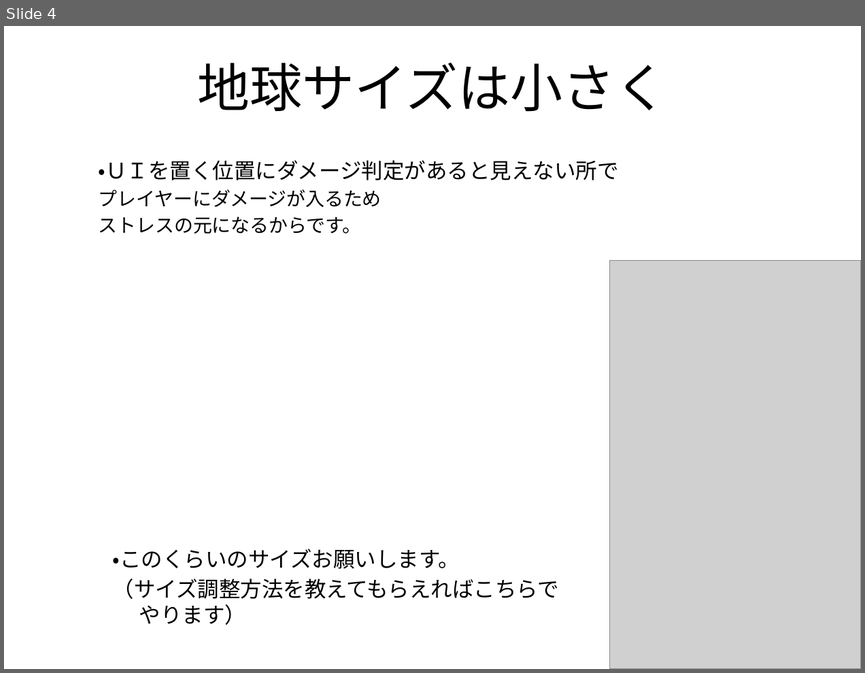
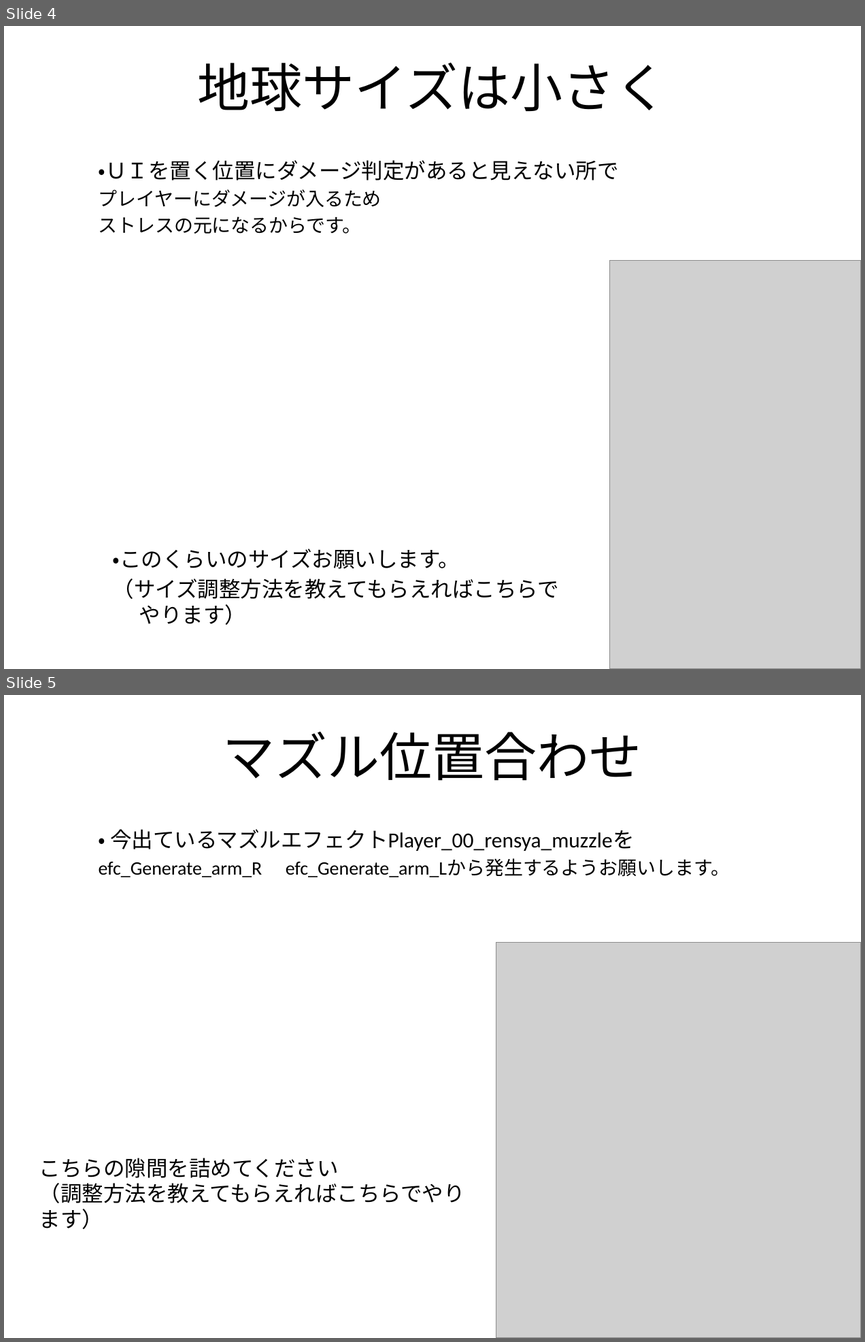
Before and after one commit to flash-kudo/shooting-01, a slide deck: project/資料/スマホ最適化縦STG_修正要望.pptx. Shown one above the other, each under a label of ours: slide 4 before the commit, slides 4 and 5 after it. The pictures are 865x673 and 865x1342 pixels, drawn with LibreOffice and Linux fonts; fonts in the diff are those of the drawing; grey boxes stand for pictures. Boxes give left, top, right and bottom in pixels: in the first picture for what was removed or moved away, otherwise in the second. Text is boxed around its words. In the diff, an @@ line names an element or a change of style, - is before the commit and + after.

```diff
--- a/project/資料/スマホ最適化縦STG_修正要望.pptx
+++ b/project/資料/スマホ最適化縦STG_修正要望.pptx
@@ slide 5 added at [4, 695, 861, 1338], background #FFFFFF @@
@@ title added at [223, 732, 642, 781], 44 pt, text #000000 @@
+マズル位置合わせ
@@ text added at [99, 829, 730, 877], 16 pt, text #000000 @@
+  ・ 今出ているマズルエフェクトPlayer_00_rensya_muzzleを
+  efc_Generate_arm_R efc_Generate_arm_Lから発生するようお願いします。
@@ picture added at [496, 943, 861, 1338] @@
@@ text added at [39, 1157, 465, 1229], 18 pt, text #000000 @@
+こちらの隙間を詰めてください
+  （調整方法を教えてもらえればこちらでやります）
```
Also in this commit, not shown: 2 other slides added.
